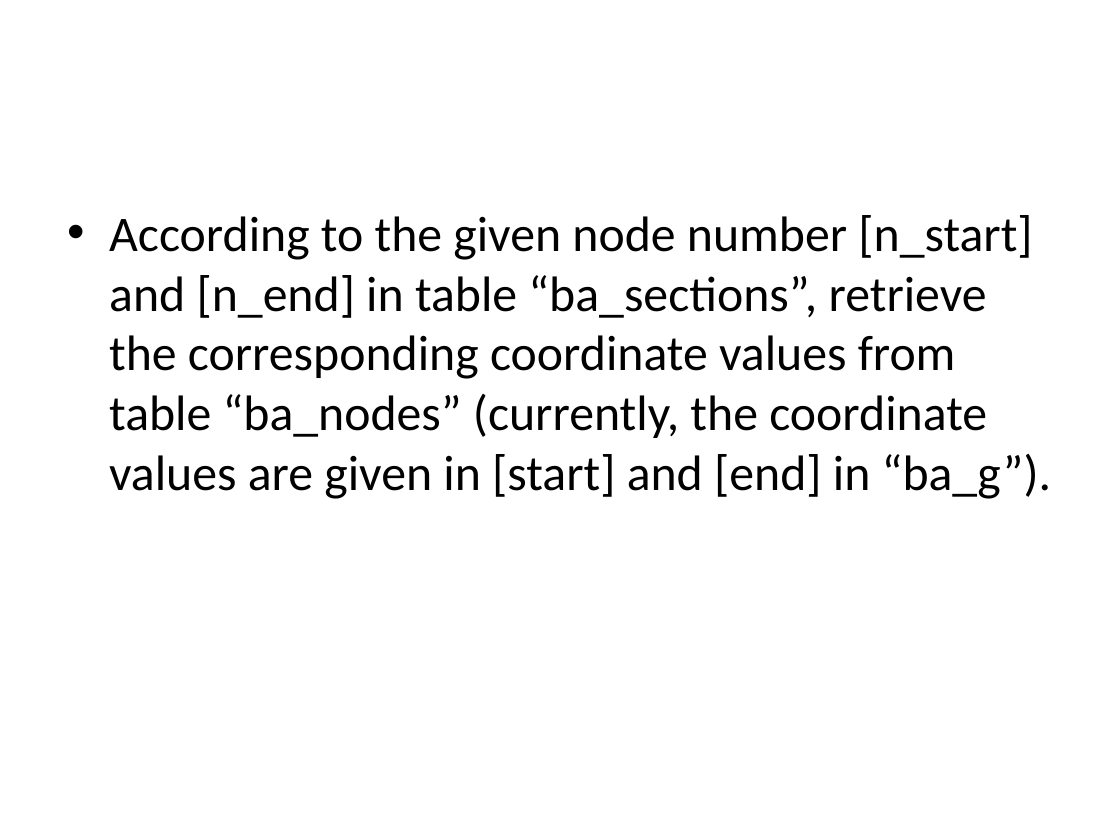
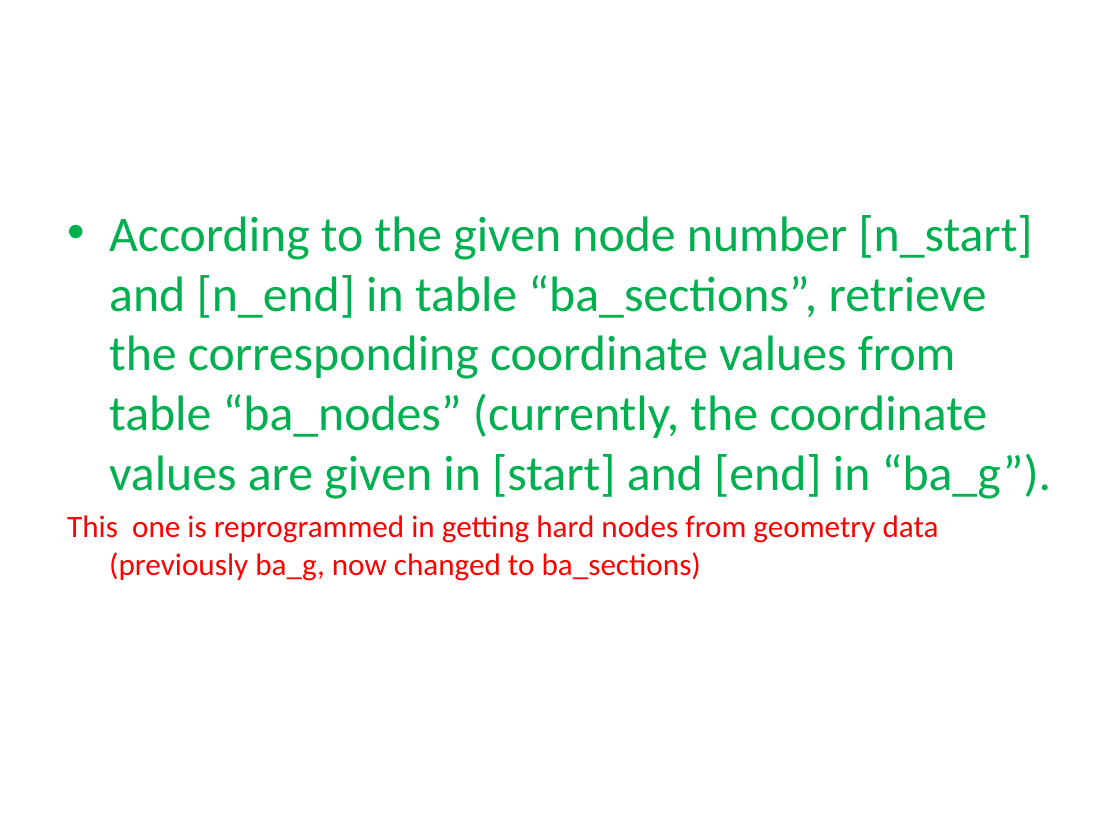
Before and after one commit to lightbringer1991/Projects, a slide deck: slide 4 of PHP_Process_Data_From_MySQL/beam_analysis/requirements_25022016/spec.pptx. Drawn at 1120x840 pixels with LibreOffice and Linux fonts; fonts in the diff are those of the drawing. Boxes give left, top, right and bottom in pixels: in the first picture for what was removed or moved away, otherwise in the second. Text is boxed around its words. In the diff, an @@ line names an element or a change of style, - is before the commit and + after.

```diff
--- a/PHP_Process_Data_From_MySQL/beam_analysis/requirements_25022016/spec.pptx
+++ b/PHP_Process_Data_From_MySQL/beam_analysis/requirements_25022016/spec.pptx
@@ text at (109, 215, 1051, 499): text colour #000000 to #00B050 in "According to the given node number [n_start] ..." @@
@@ text at (67, 515, 939, 581): paragraph added @@
+This one is reprogrammed in getting hard nodes from geometry data (previously ba_g, now changed to ba_sections)
```
Also in this commit, not shown: 6 other slides changed, 12 other files.
